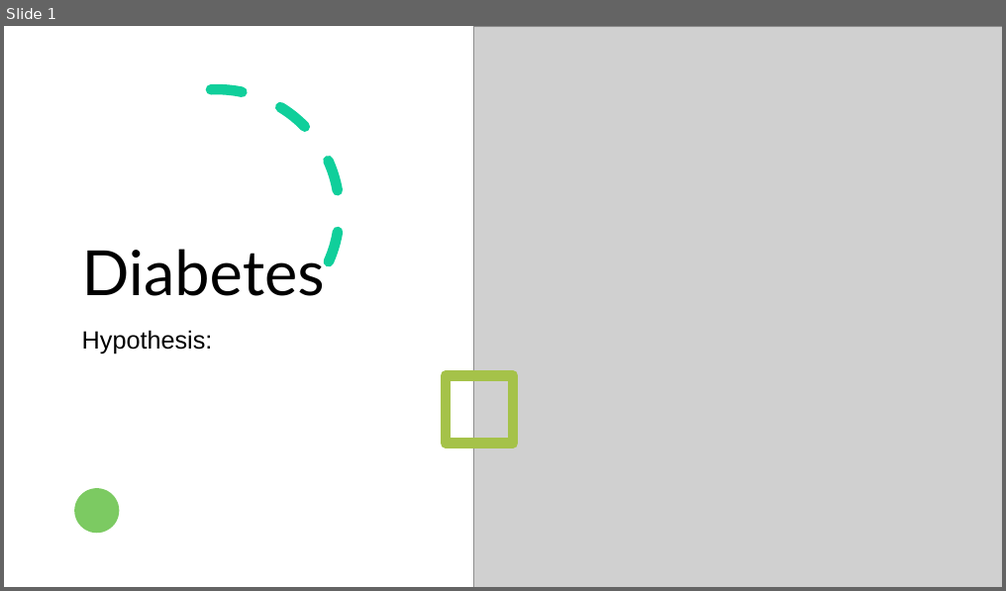
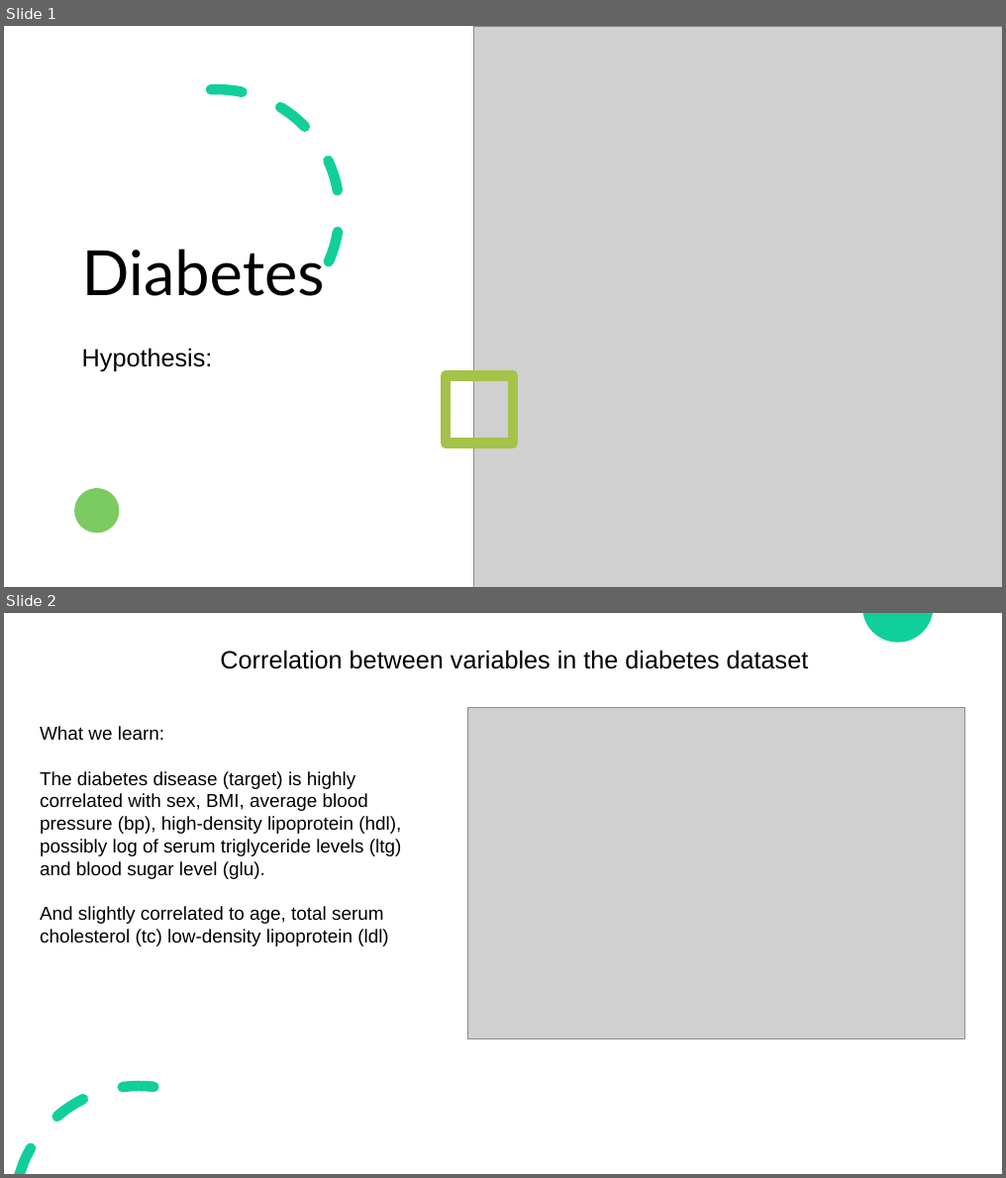
Before and after one commit to HienTruong89/Data_science, a slide deck: machine learning/Diabetes_results.pptx. Shown one above the other, each under a label of ours: slide 1 before the commit, slides 1 and 2 after it. The pictures are 1006x591 and 1006x1178 pixels, drawn with LibreOffice and Linux fonts; fonts in the diff are those of the drawing; grey boxes stand for pictures. Boxes give left, top, right and bottom in pixels: in the first picture for what was removed or moved away, otherwise in the second. Text is boxed around its words. In the diff, an @@ line names an element or a change of style, - is before the commit and + after.

Commit message:
update diabete

```diff
--- a/machine learning/Diabetes_results.pptx
+++ b/machine learning/Diabetes_results.pptx
@@ slide 2 added at [4, 613, 1002, 1174], background #FFFFFF @@
@@ freeform shape added at [863, 613, 933, 642], fill #10CF9B @@
@@ text added at [220, 650, 809, 669], 24 pt, text #000000 @@
+Correlation between variables in the diabetes dataset
@@ text added at [40, 726, 402, 947], 18 pt, text #000000 @@
+What we learn:
+The diabetes disease (target) is highly correlated with sex, BMI, average blood pressure (bp), high-density lipoprotein (hdl), possibly log of serum triglyceride levels (ltg) and blood sugar level (glu).
+And slightly correlated to age, total serum cholesterol (tc) low-density lipoprotein (ldl)
@@ picture added at [468, 708, 965, 1039] @@
@@ freeform shape added at [15, 1081, 159, 1174], fill #10CF9B @@
@@ slide 1 changed as well @@
@@ subtitle "Hypothesis:": place and size @@
-subtitle "Hypothesis:" at [82, 330, 213, 354]
+subtitle "Hypothesis:" at [82, 348, 213, 372]
```
Also in this commit, not shown: 4 other slides added, 2 slides removed, 1 other file.
